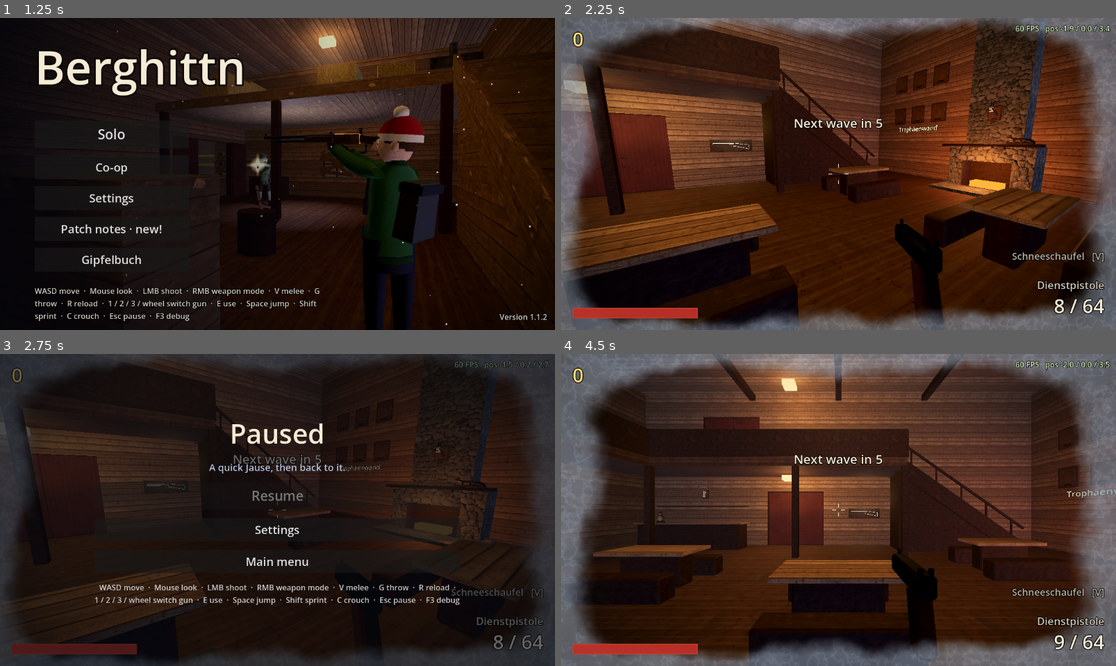
Above: before the commit, frames 1-4 (two rows, left to right).
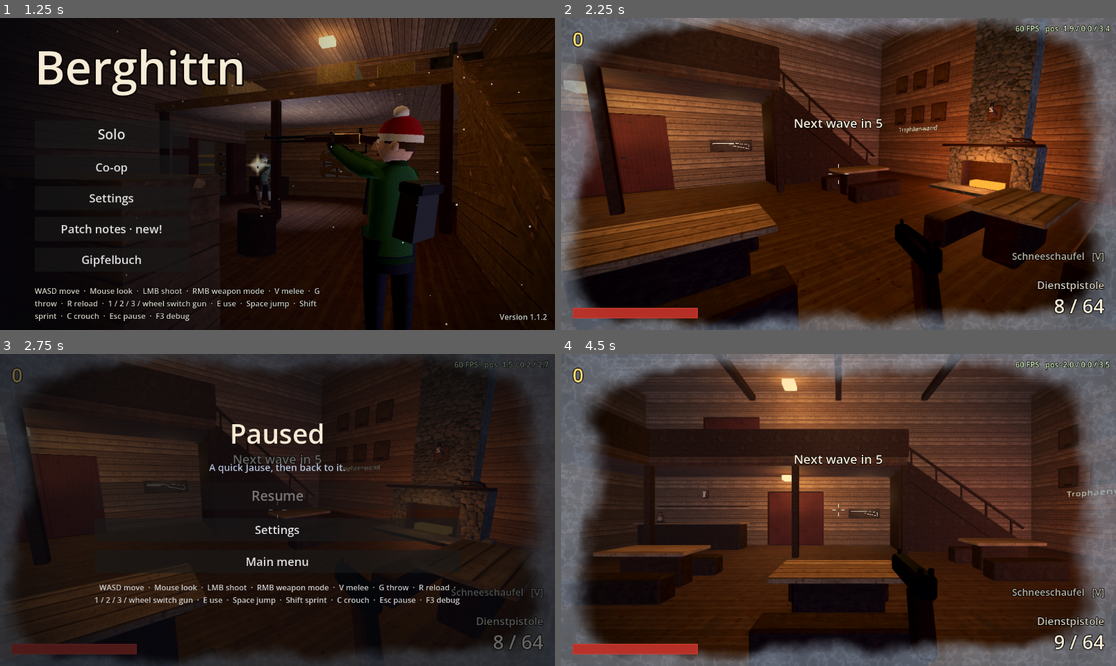
Above: after the commit, the same moments.

Repository: WiesnSims/Berghittn
Game: Godot game, scene res://scenes/main.tscn
Same seed, same stepped clock (60 frames per second), same inputs: the game is played once before the commit and once after it.
Inputs (mouse positions are in pixels of both pictures, inside the frame that each line leads up to):
- Up to frame 1 (1.25 s): tap Enter at 0.5 s; move the mouse to (399, 158) at 0.52 s; hold D (move_right) from 0.53 s (still down); hold C (crouch) from 0.53 s (still down); tap Space (jump) at 0.77, 1.07 s; click (399, 158) at 0.8 s
- Up to frame 2 (2.25 s): release D (move_right) at 1.25 s; release C (crouch) at 1.25 s; click "Solo" at 1.25 s; move the mouse to (810, 174) at 2.02 s; hold W (move_forward) from 2.03 s (still down); click (810, 174) at 2.1 s
- Up to frame 3 (2.75 s): keep holding W (move_forward); tap Space (jump) at 2.27, 2.57 s; tap P at 2.3 s
- Up to frame 4 (4.5 s): release W (move_forward) at 2.75 s; click "Main menu" at 2.75 s; click "End this run? Click again" at 3.5 s; click "Solo" at 4.25 s

Frame 1 is identical in both runs. In frame 2, 0.2% of the frame differs, in the area x 4-88%, y 4-80%; in frame 3, less than 0.1%; in frame 4, less than 0.1%.

Commit message:
Antialiasing setting: Off, FXAA (our own pass in the post shader), MSAA 2x, MSAA 4x (1.1.2)
Co-Authored-By: Claude Opus 5.5 <noreply@anthropic.com>
Claude-Session: https://claude.ai/code/session_01QZdAYet6vTHzMJxL6DLMsm

Diff:
--- a/assets/shaders/post_fx.gdshader
+++ b/assets/shaders/post_fx.gdshader
@@ -16,6 +16,9 @@
 uniform float frost_reach = 0.24;
 // Most the ice covers what is behind it, at its thickest at the very edge.
 uniform float frost_opacity = 0.55;
+// Settings: FXAA (1.1.2). The Compatibility renderer has no screen-space AA of its own, so it is done
+// here, in the pass the picture takes anyway (a uniform, so no second shader to build).
+uniform bool fxaa = false;
 
 float hash(vec2 p) {
 	p = fract(p * vec2(443.897, 441.423));
@@ -42,6 +45,31 @@
 	return sum;
 }
 
+// FXAA (after Timothy Lottes' FXAA 3.11, the light version): where the brightness changes across
+// a few pixels, blend along the edge instead of across it.
+vec3 antialiased(vec2 uv, vec2 px) {
+	vec3 m = texture(screen_tex, uv).rgb;
+	vec3 luma_of = vec3(0.299, 0.587, 0.114);
+	float nw = dot(texture(screen_tex, uv + vec2(-1.0, -1.0) * px).rgb, luma_of);
+	float ne = dot(texture(screen_tex, uv + vec2(1.0, -1.0) * px).rgb, luma_of);
+	float sw = dot(texture(screen_tex, uv + vec2(-1.0, 1.0) * px).rgb, luma_of);
+	float se = dot(texture(screen_tex, uv + vec2(1.0, 1.0) * px).rgb, luma_of);
+	float lm = dot(m, luma_of);
+	float low = min(lm, min(min(nw, ne), min(sw, se)));
+	float high = max(lm, max(max(nw, ne), max(sw, se)));
+	// Flat areas stay as they are (and sharp).
+	if (high - low < max(0.0312, high * 0.125)) {
+		return m;
+	}
+	vec2 dir = vec2(-((nw + ne) - (sw + se)), (nw + sw) - (ne + se));
+	float reduce = max((nw + ne + sw + se) * 0.25 * 0.125, 1.0 / 128.0);
+	dir = clamp(dir / (min(abs(dir.x), abs(dir.y)) + reduce), vec2(-8.0), vec2(8.0)) * px;
+	vec3 a = 0.5 * (texture(screen_tex, uv + dir * (1.0 / 3.0 - 0.5)).rgb + texture(screen_tex, uv + dir * (2.0 / 3.0 - 0.5)).rgb);
+	vec3 b = a * 0.5 + 0.25 * (texture(screen_tex, uv - dir * 0.5).rgb + texture(screen_tex, uv + dir * 0.5).rgb);
+	float lb = dot(b, luma_of);
+	return (lb < low || lb > high) ? a : b;
+}
+
 void fragment() {
 	vec2 uv = SCREEN_UV;
 	// Frost first, since it also bends the view a little where the ice is thick.
@@ -59,7 +87,7 @@
 	float ice = smoothstep(threshold, threshold + 0.18, edge + (n - 0.5) * 0.18 + wobble * 0.3) * step(0.001, frost);
 	uv += (vec2(n, fbm(p + 3.1)) - 0.5) * 0.006 * ice;
 
-	vec3 c = texture(screen_tex, uv).rgb;
+	vec3 c = fxaa ? antialiased(uv, SCREEN_PIXEL_SIZE) : texture(screen_tex, uv).rgb;
 	float luma = dot(c, vec3(0.299, 0.587, 0.114));
 	c = mix(vec3(luma), c, saturation);
 	c = (c - 0.5) * contrast + 0.5;
--- a/data/strings_de.tres
+++ b/data/strings_de.tres
@@ -349,5 +349,10 @@
 [&"", &"UI_COLOR_PINK"]: [&"Pink"],
 [&"", &"UI_COLOR_RED"]: [&"Rot"],
 [&"", &"UI_MAIN_MENU"]: [&"Hauptmenü"],
-[&"", &"UI_MAIN_MENU_SURE"]: [&"Runde beenden? Nochmal klicken"]
+[&"", &"UI_MAIN_MENU_SURE"]: [&"Runde beenden? Nochmal klicken"],
+[&"", &"UI_SET_ANTIALIASING"]: [&"Kantenglättung"],
+[&"", &"UI_AA_OFF"]: [&"Aus"],
+[&"", &"UI_AA_FXAA"]: [&"FXAA (schnell)"],
+[&"", &"UI_AA_MSAA_2X"]: [&"MSAA 2×"],
+[&"", &"UI_AA_MSAA_4X"]: [&"MSAA 4×"]
 }
--- a/data/strings_en.tres
+++ b/data/strings_en.tres
@@ -349,5 +349,10 @@
 [&"", &"UI_COLOR_PINK"]: [&"Pink"],
 [&"", &"UI_COLOR_RED"]: [&"Red"],
 [&"", &"UI_MAIN_MENU"]: [&"Main menu"],
-[&"", &"UI_MAIN_MENU_SURE"]: [&"End this run? Click again"]
+[&"", &"UI_MAIN_MENU_SURE"]: [&"End this run? Click again"],
+[&"", &"UI_SET_ANTIALIASING"]: [&"Antialiasing"],
+[&"", &"UI_AA_OFF"]: [&"Off"],
+[&"", &"UI_AA_FXAA"]: [&"FXAA (fast)"],
+[&"", &"UI_AA_MSAA_2X"]: [&"MSAA 2×"],
+[&"", &"UI_AA_MSAA_4X"]: [&"MSAA 4×"]
 }
--- a/scripts/autoload/settings.gd
+++ b/scripts/autoload/settings.gd
@@ -28,6 +28,8 @@
 var volumes: Dictionary = {}
 ## Share of the window resolution the 3D view renders at; lower helps weak laptops.
 var render_scale: float = 1.0
+## Constants.Antialiasing. MSAA is the window's; FXAA is the post pass's switch (main.gd sets it).
+var antialiasing: int = Constants.DEFAULT_ANTIALIASING
 ## Co-op name and hiker (HikerStyle profile), chosen in the lobby; empty until the player changes
 ## something there, and until then each player wears their peer's default (profile_for).
 var profile: Dictionary = {}
@@ -83,6 +85,8 @@
 		AudioServer.set_bus_mute(index, linear <= 0.0)
 		AudioServer.set_bus_volume_db(index, linear_to_db(maxf(linear, 0.0001)))
 	get_tree().root.scaling_3d_scale = render_scale
+	var msaa: Dictionary = {Constants.Antialiasing.MSAA_2X: Viewport.MSAA_2X, Constants.Antialiasing.MSAA_4X: Viewport.MSAA_4X}
+	get_tree().root.msaa_3d = msaa.get(antialiasing, Viewport.MSAA_DISABLED)
 	if and_save:
 		save()
 	changed.emit()
@@ -115,6 +119,7 @@
 	if saved_locale in LOCALES:
 		locale = saved_locale
 	render_scale = clampf(file.get_value(SECTION, "render_scale", render_scale), Constants.RENDER_SCALE_MIN, 1.0)
+	antialiasing = clampi(file.get_value(SECTION, "antialiasing", antialiasing), 0, Constants.ANTIALIASING_KEYS.size() - 1)
 	for bus: StringName in BUSES:
 		set_volume(bus, file.get_value(SECTION, "volume_" + bus, volume(bus)))
 	var saved: Variant = file.get_value(SECTION, "profile", {})
@@ -173,6 +178,7 @@
 	file.set_value(SECTION, "seen_version", seen_version)
 	file.set_value(SECTION, "locale", locale)
 	file.set_value(SECTION, "render_scale", render_scale)
+	file.set_value(SECTION, "antialiasing", antialiasing)
 	for bus: StringName in BUSES:
 		file.set_value(SECTION, "volume_" + bus, volume(bus))
 	file.set_value(SECTION, "profile", profile)
--- a/scripts/constants.gd
+++ b/scripts/constants.gd
@@ -29,6 +29,11 @@
 const AIM_SENSITIVITY_MAX: float = 1.0
 const DEFAULT_VOLUME: float = 0.8
 const RENDER_SCALE_MIN: float = 0.5
+## Antialiasing (Settings, 1.1.2): off, FXAA (our own pass in post_fx, nearly free), MSAA 2x or 4x
+## (the renderer's, smoother edges but more for the GPU to do). FXAA by default.
+enum Antialiasing { OFF, FXAA, MSAA_2X, MSAA_4X }
+const ANTIALIASING_KEYS: Array[String] = ["UI_AA_OFF", "UI_AA_FXAA", "UI_AA_MSAA_2X", "UI_AA_MSAA_4X"]
+const DEFAULT_ANTIALIASING: int = Antialiasing.FXAA
 ## Field of view (degrees, vertical) the player can pick in Settings (1.1.2); 75 was the fixed one.
 const DEFAULT_FOV: float = 75.0
 const FOV_MIN: float = 70.0
--- a/scripts/main.gd
+++ b/scripts/main.gd
@@ -13,6 +13,7 @@
 @onready var _waves: WaveManager = $WaveManager
 @onready var _lobby: Lobby = $UI/Lobby
 @onready var _warmup: ShaderWarmup = $ShaderWarmup
+@onready var _post_fx: ColorRect = $PostFX/Grade
 
 var _state: State = State.MENU
 # This scene runs (or ran) a co-op match: Net.in_match() turns false the moment the session ends.
@@ -28,6 +29,8 @@
 	_hud.bind_player(_player)
 	_warmup.progress.connect(_start_screen.set_ready)
 	_player.died.connect(_on_player_died)
+	Settings.changed.connect(_apply_fxaa)
+	_apply_fxaa()
 	_start_screen.play_requested.connect(_request_play)
 	_pause_menu.resume_requested.connect(_request_play)
 	_death_screen.restart_requested.connect(_restart)
@@ -257,6 +260,11 @@
 	get_tree().reload_current_scene()
 
 
+## FXAA is the post pass's (the renderer has none of its own); MSAA is set on the window by Settings.
+func _apply_fxaa() -> void:
+	(_post_fx.material as ShaderMaterial).set_shader_parameter("fxaa", Settings.antialiasing == Constants.Antialiasing.FXAA)
+
+
 ## Back to the title screen, in a fresh scene: the run (if any) ends there, not into the Gipfelbuch.
 func _to_title() -> void:
 	Board.forfeit()
--- a/scripts/ui/patch_notes.gd
+++ b/scripts/ui/patch_notes.gd
@@ -12,7 +12,7 @@
 			"Balance: forged guns carry less spare ammo, their right-click modes use more rounds, and their ammo costs more.",
 			"Stumpf: a doppelt dengelt weapon goes dull after 150 kills. Sharpen it again at the Dengelstock for half the price.",
 			"Sitzfleisch: whoever stays in one spot too long during a wave gets visitors.",
-			"Settings: key bindings for every action, field of view, aiming by toggle, and the crosshair's colour and size.",
+			"Settings: key bindings for every action, field of view, aiming by toggle, the crosshair's colour and size, and antialiasing (FXAA, MSAA 2×/4×).",
 			"Six new title screen pictures, taking turns.",
 			"Main menu: from the pause menu and the end screen, which also opens the Gipfelbuch.",
 		],
@@ -20,7 +20,7 @@
 			"Balance: geschmiedete Waffen tragen weniger Reservemunition, ihr Rechtsklick braucht mehr Schuss, und ihre Munition kostet mehr.",
 			"Stumpf: eine doppelt dengelte Waffe wird nach 150 Abschüssen stumpf. Am Dengelstock um den halben Preis wieder schärfen lassen.",
 			"Sitzfleisch: Wer während einer Welle zu lang an einem Fleck hockt, kriegt Besuch.",
-			"Einstellungen: Tastenbelegung für jede Aktion, Sichtfeld, Zielen per Umschalten, und Farbe und Größe des Fadenkreuzes.",
+			"Einstellungen: Tastenbelegung für jede Aktion, Sichtfeld, Zielen per Umschalten, Farbe und Größe des Fadenkreuzes, und Kantenglättung (FXAA, MSAA 2×/4×).",
 			"Sechs neue Bilder im Titelbildschirm, die sich abwechseln.",
 			"Hauptmenü: aus dem Pausenmenü und vom Endbildschirm, der auch das Gipfelbuch öffnet.",
 		],
--- a/scripts/ui/settings_menu.gd
+++ b/scripts/ui/settings_menu.gd
@@ -98,6 +98,8 @@
 	_add_language()
 	_add_slider("UI_SET_RENDER_SCALE", Constants.RENDER_SCALE_MIN, 1.0, Settings.render_scale,
 			func(v: float) -> void: Settings.render_scale = v, _percent)
+	_add_choice("UI_SET_ANTIALIASING", Constants.ANTIALIASING_KEYS, Settings.antialiasing,
+			func(index: int) -> void: Settings.antialiasing = index)
 	_add_keys()
 
 
--- a/tests/view_settings.gd
+++ b/tests/view_settings.gd
@@ -3,7 +3,8 @@
 ## Headless check of the view settings (1.1.2): the field of view is the camera's and aiming still
 ## narrows it to the gun's; aiming by toggle puts the sights up with one right click and down with
 ## the next (a gun switch drops it), holding works as before with it off; the crosshair takes the
-## colour and size picked; the Settings menu has a row for each. The player's settings are put back.
+## colour and size picked; antialiasing (FXAA in the post pass, or MSAA 2x/4x on the window); the
+## Settings menu has a row for each. The player's settings are put back.
 
 const STUTZEN := preload("res://data/weapons/stutzen.tres")
 const HARMONIKA := preload("res://data/weapons/harmonika.tres")
@@ -18,7 +19,7 @@
 
 
 func _ready() -> void:
-	var saved: Array = [Settings.fov, Settings.toggle_aim, Settings.crosshair_color, Settings.crosshair_size]
+	var saved: Array = [Settings.fov, Settings.toggle_aim, Settings.crosshair_color, Settings.crosshair_size, Settings.antialiasing]
 	var main: Node = (load("res://scenes/main.tscn") as PackedScene).instantiate()
 	add_child(main)
 	await get_tree().physics_frame
@@ -67,7 +68,7 @@
 	for row: Node in menu._rows.get_children():
 		if row is HBoxContainer and row.get_child_count() > 0 and row.get_child(0) is Label:
 			keys.append((row.get_child(0) as Label).text)
-	for key: String in ["UI_SET_FOV", "UI_SET_TOGGLE_AIM", "UI_SET_CROSSHAIR_COLOR", "UI_SET_CROSSHAIR_SIZE"]:
+	for key: String in ["UI_SET_FOV", "UI_SET_TOGGLE_AIM", "UI_SET_CROSSHAIR_COLOR", "UI_SET_CROSSHAIR_SIZE", "UI_SET_ANTIALIASING"]:
 		_check(key in keys and tr(key) != key, "the menu: %s" % tr(key))
 	for row: Node in menu._rows.get_children():
 		if row is HBoxContainer and (row.get_child(0) as Label).text == "UI_SET_CROSSHAIR_COLOR":
@@ -75,10 +76,23 @@
 			_check(picker.item_count == Constants.CROSSHAIR_COLORS.size(), "%d colours to pick" % picker.item_count)
 			picker.item_selected.emit(3)
 	_check(Settings.crosshair_color == 3, "picking one sets it")
+	# Antialiasing.
+	var post := (main.get_node("PostFX/Grade") as ColorRect).material as ShaderMaterial
+	var root: Window = get_tree().root
+	var expect: Array = [[Viewport.MSAA_DISABLED, false], [Viewport.MSAA_DISABLED, true], [Viewport.MSAA_2X, false], [Viewport.MSAA_4X, false]]
+	for row: Node in menu._rows.get_children():
+		if row is HBoxContainer and (row.get_child(0) as Label).text == "UI_SET_ANTIALIASING":
+			var picker := row.get_child(1) as OptionButton
+			_check(picker.item_count == 4 and picker.selected == Settings.antialiasing, "antialiasing: 4 to pick, the current one shown")
+			for mode: int in 4:
+				picker.item_selected.emit(mode)
+				_check(Settings.antialiasing == mode and root.msaa_3d == expect[mode][0] and post.get_shader_parameter("fxaa") == expect[mode][1],
+					"%s: MSAA %d, FXAA %s" % [tr(Constants.ANTIALIASING_KEYS[mode]), root.msaa_3d, post.get_shader_parameter("fxaa")])
 	Settings.fov = saved[0]
 	Settings.toggle_aim = saved[1]
 	Settings.crosshair_color = saved[2]
 	Settings.crosshair_size = saved[3]
+	Settings.antialiasing = saved[4]
 	Settings.save()
 	print("RESULT: %s" % ("PASS" if failures.is_empty() else "%d FAILED" % failures.size()))
 	get_tree().quit(1 if failures.size() > 0 else 0)
Not shown, changed: GAME_DESIGN.md
